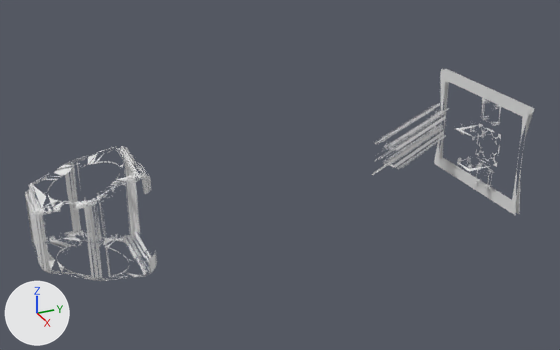
An edit to the glTF model public/robots/openarm_v1/assets/robot/openarm_v1.0/mesh/body/visual/body_link0.glb, drawn before and after from the same camera.
One viewpoint serves both versions: a 50 mm lens placed at (990.0, -849.0, 512.0), pointed at (-33.0, -388.0, 0.0). The lights are fixed; the arrows at lower left show +X, +Y and +Z. The first picture is the older version.

The scene before the commit, as lines of its bpy script (objects in view):
```python
me_geometry_6c0caaf0_b8c6_49e3_838b_a85397b99d04_mesh = bpy.data.meshes.new('geometry_6c0caaf0_b8c6_49e3_838b_a85397b99d04-mesh')
me_geometry_6c0caaf0_b8c6_49e3_838b_a85397b99d04_mesh.from_pydata(...)  # 21520 vertices, 24695 faces; spans x -85.0..65.0, y -773.0..-613.0, z -80.0..80.0
me_geometry_8383534e_0091_427c_96a2_80c0385e9f3d_mesh = bpy.data.meshes.new('geometry_8383534e_0091_427c_96a2_80c0385e9f3d-mesh')
me_geometry_8383534e_0091_427c_96a2_80c0385e9f3d_mesh.from_pydata(...)  # 2495 vertices, 1875 faces; spans x -155.0..90.0, y -221.0..0.0, z -95.0..95.0
ob_geometry_6c0caaf0_b8c6_49e3_838b_a85397b99d04_mesh = bpy.data.objects.new('geometry_6c0caaf0_b8c6_49e3_838b_a85397b99d04-mesh', me_geometry_6c0caaf0_b8c6_49e3_838b_a85397b99d04_mesh)
ob_geometry_6c0caaf0_b8c6_49e3_838b_a85397b99d04_mesh.location = (0.0, 0.0, 0.0)
ob_geometry_8383534e_0091_427c_96a2_80c0385e9f3d_mesh = bpy.data.objects.new('geometry_8383534e_0091_427c_96a2_80c0385e9f3d-mesh', me_geometry_8383534e_0091_427c_96a2_80c0385e9f3d_mesh)
ob_geometry_8383534e_0091_427c_96a2_80c0385e9f3d_mesh.location = (0.0, 0.0, 0.0)
```
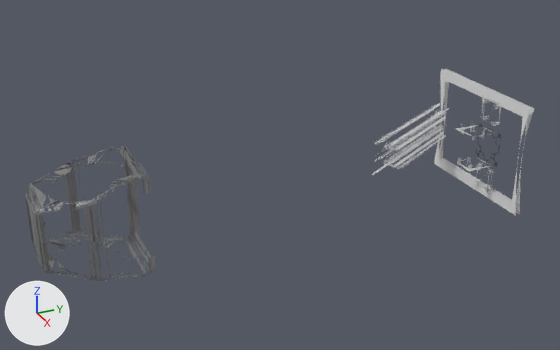
What changed in the scene script:
```text
Add mat_material_0:
    mat_material_0 = principled_material('Material_0')
    mat_material_0.base_color = (0.247, 0.247, 0.247)  # grey #888888
    mat_material_0.metallic = 0.35
    mat_material_0.roughness = 0.55
Change me_geometry_6c0caaf0_b8c6_49e3_838b_a85397b99d04_mesh:
    where me_geometry_6c0caaf0_b8c6_49e3_838b_a85397b99d04_mesh.from_pydata(...)  # 21520 vertices, 24695 faces; spans x -85.0..65.0, y -773.0..-613.0, z -80.0..80.0
    add me_geometry_6c0caaf0_b8c6_49e3_838b_a85397b99d04_mesh.materials.append(mat_material_0)  # grey #888888
```

Location of each change, [x1, y1, x2, y2] in pixels of the pictures (560 x 350 px):
'geometry_6c0caaf0_b8c6_49e3_838b_a85397b99d04-mesh', recoloured (white to grey)
    both: [25, 146, 157, 281]
